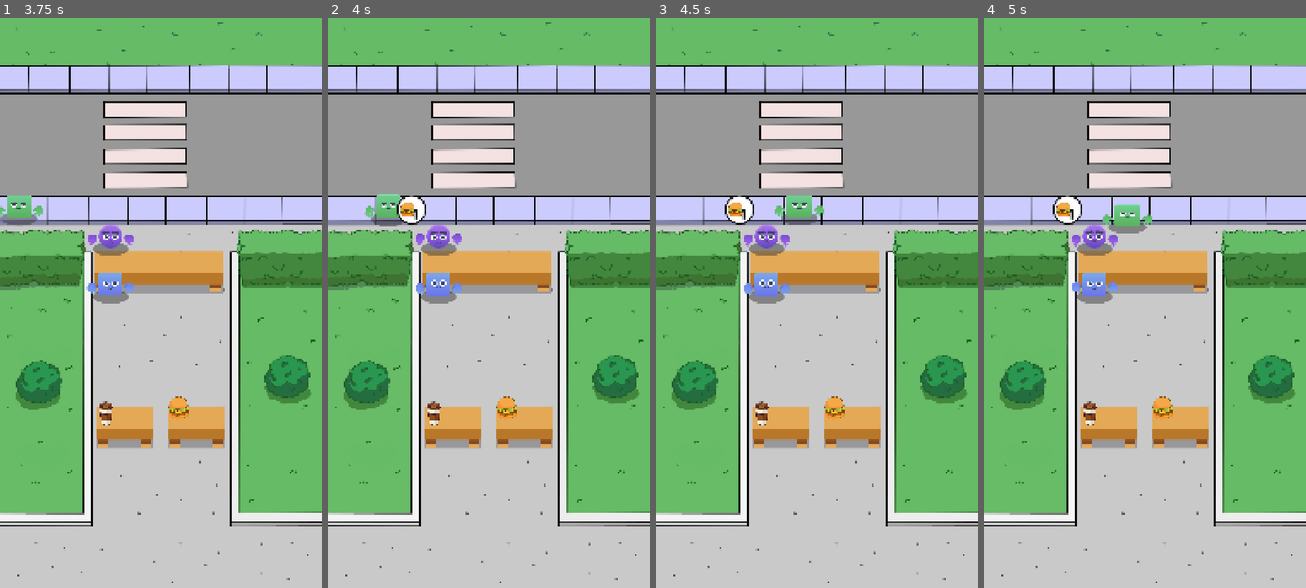
Above: before the commit, frames 1-4 (left to right).
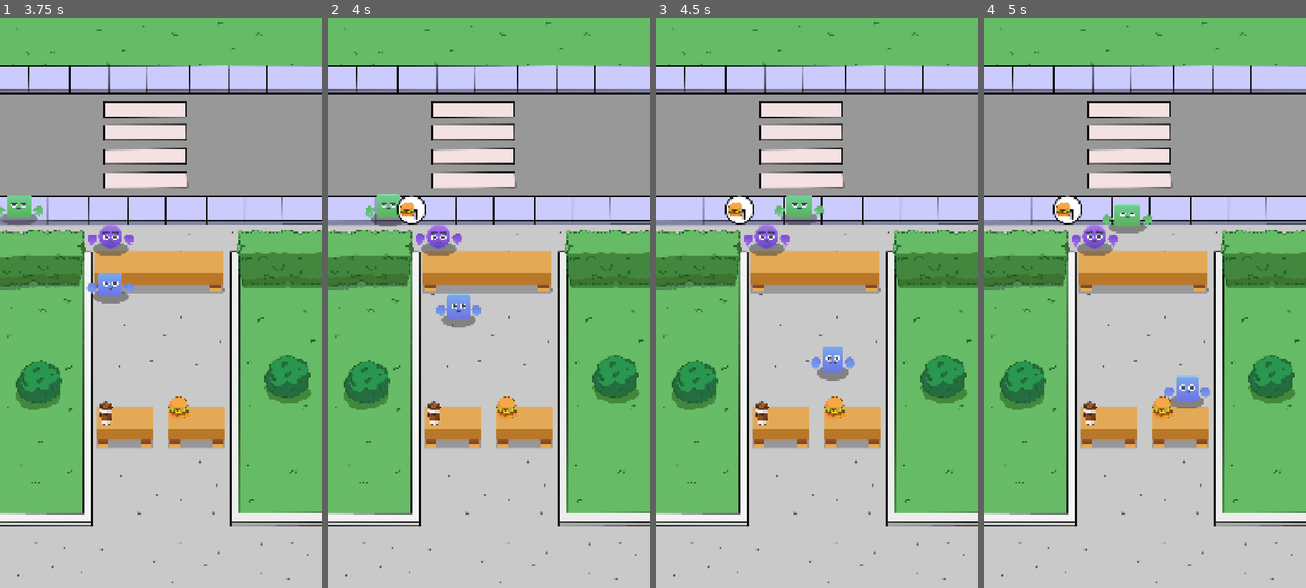
Above: after the commit, the same moments.

Repository: Sergiodevelopersk8/godotcurso2
Game: Godot game, scene res://scenes/Game/game.tscn
Two runs of this game, one before a commit and one after it. Both use one fixed random seed, a clock stepped at 60 frames per second and the inputs below.
Inputs:
- Up to frame 1 (3.75 s): no input
- Up to frame 2 (4 s): no input
- Up to frame 3 (4.5 s): no input
- Up to frame 4 (5 s): no input

Frame 1 is identical in both runs. In frame 2, 1.1% of the frame differs, in the area x 27-48%, y 44-55%; in frame 3, 1.1%; in frame 4, 1.1%, in the area x 27-71%, y 44-69%.

Commit message:
estoy en el video 71 en el minuto 10:14

Diff:
--- a/idletycoonclone/autoloads/game_manager.gd
+++ b/idletycoonclone/autoloads/game_manager.gd
@@ -7,9 +7,23 @@
 @export var coffe : Item
 @export var burger : Item
 
+#variables de la posicion del item cafe hamburguesa
+var coffe_counter_pos := Vector2(425, 1250)
+var burguer_counter_pos := Vector2(680,1250)
+
 #funcion que regresa un item de manera random
 func get_random_item() -> Item:
 	# creamos un array
 	var items: Array = [coffe,burger]
 	#retornamos el array de manera random
 	return items.pick_random()
+
+#funcion donde se obtiene la posicion dle item hamburguesa o cafe
+func get_item_pos(item: Item) -> Vector2:
+	#switch para saber el item y su tipo
+	match item.type:
+		Item.ItemType.Coffe:
+			return coffe_counter_pos
+		Item.ItemType.Burger:
+			return burguer_counter_pos
+	return Vector2.ZERO
--- a/idletycoonclone/data/item.gd
+++ b/idletycoonclone/data/item.gd
@@ -3,7 +3,7 @@
 
 #tipos de item
 enum ItemType{
-	coffe,
+	Coffe,
 	Burger
 }
 
--- a/idletycoonclone/scenes/cashier/cashier.gd
+++ b/idletycoonclone/scenes/cashier/cashier.gd
@@ -12,13 +12,25 @@
 
 var counter_pos : Vector2
 
+#variable que guarda referencial al item cliente
+var item_request : Item
+
+#variable que guarda la posicion del item
+var item_counter_pos: Vector2
+
+#funcion de la referencia del cliente que se debe atender
 func set_customer(customer : Customer):
 	#cliente que se atiende actualmente
 	current_customer = customer
 	#este cliente ya esta siendo atendido
 	customer.being_served = true
+	#referencia del item desdel customer
+	item_request = customer.request_item
 	#mueve al cashier cerca de la posición del customer
 	counter_pos = Vector2(customer.position.x, customer.position.y + 160)
+	#obtiene la posicion del item ya sea cafe o hamburguesa
+	item_counter_pos = GameManager.get_item_pos(item_request)
+
 
 func take_order():
 	move_to_customer()
@@ -40,7 +52,14 @@
 
 
 func move_to_item_position():
+	animation_player.play("move")
 	#crea un  tween
+	var tween := create_tween()
 	#moverlo
-	#start cook time
+	tween.tween_property(self,"position", item_counter_pos,1.0)
+	#cocinando
+	tween.tween_interval(0.3)
+	tween.finished.connect(func(): start_cook_time())
+
+func start_cook_time():
 	animation_player.play("idle")
--- a/idletycoonclone/scenes/customer/customer.gd
+++ b/idletycoonclone/scenes/customer/customer.gd
@@ -13,7 +13,9 @@
 
 #guardamos la referencia al item
 var request_item : Item
+#variable que muestar la cantidad
 var request_quantity : int
+#variable de cuanto ordena
 var current_order_status : int
 
 #posicion por vector2
